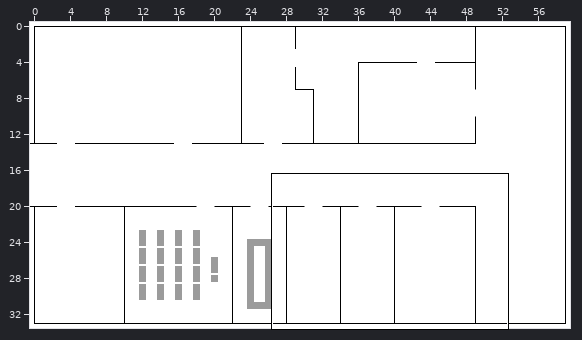
One commit to this Tiled map (JSON): code/assets/map/default.json. Above, an overview of the earlier version with the close-up marked.
Close-up. As it was:
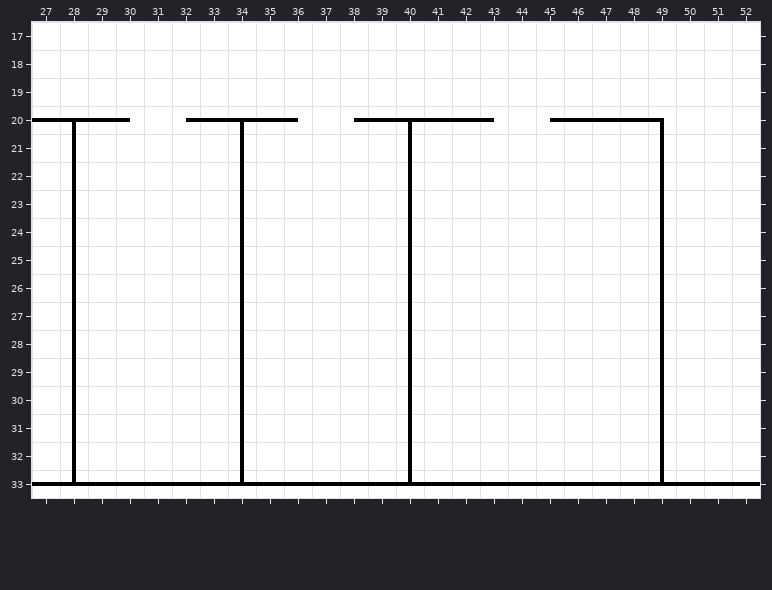
Cells are 32x32 px. Shown: x 27..52, y 17..33. The commit also changed other parts of the map, which this record leaves out.
The result:
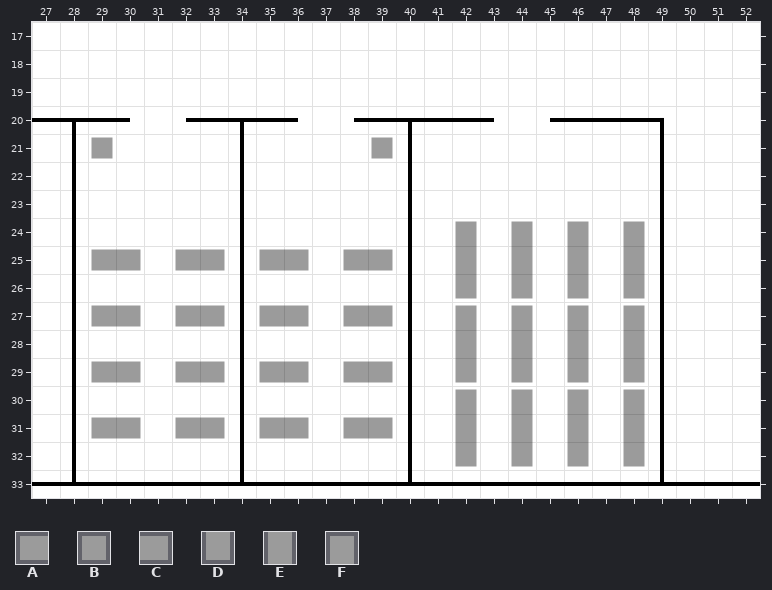
Key: from "minimal-tileset": A 4, B 5, C 13, D 22, E 23, F 31.
_ is an empty cell.
Difference:
Changed rows in their new state; . is an unchanged cell.
Layer "tables":
first column x 29:
21 B.........B.........
24 .............F.F.F.F
25 AC.AC.AC.AC..E.E.E.E
26 .............D.D.D.D
27 AC.AC.AC.AC..F.F.F.F
28 .............E.E.E.E
29 AC.AC.AC.AC..D.D.D.D
30 .............F.F.F.F
31 AC.AC.AC.AC..E.E.E.E
32 .............D.D.D.D
